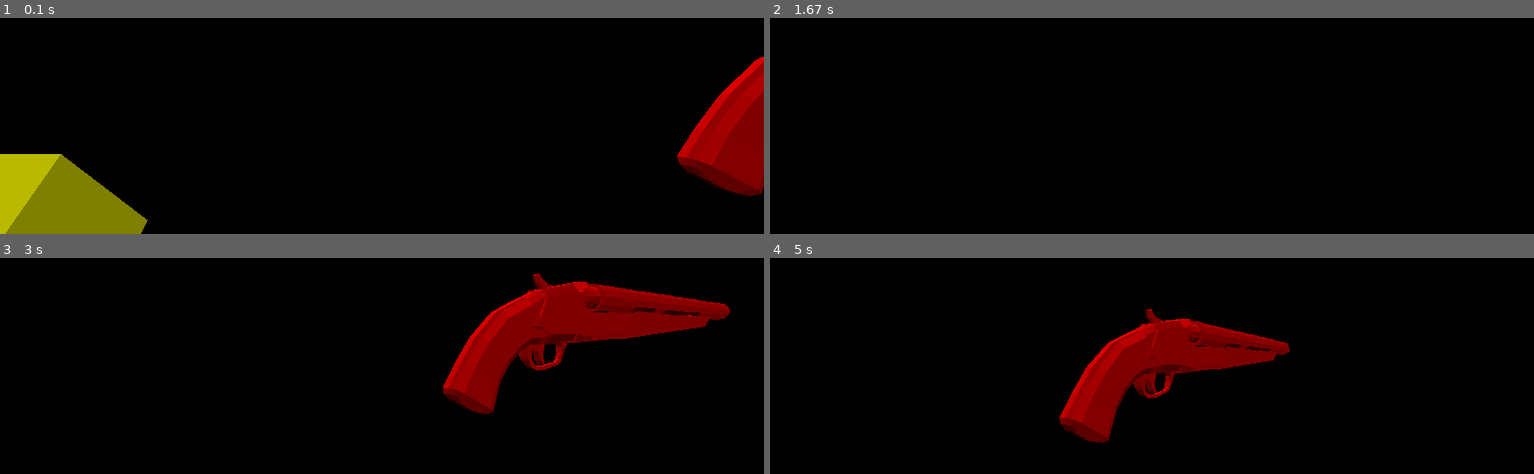
Above: before the commit, frames 1-4 (two rows, left to right).
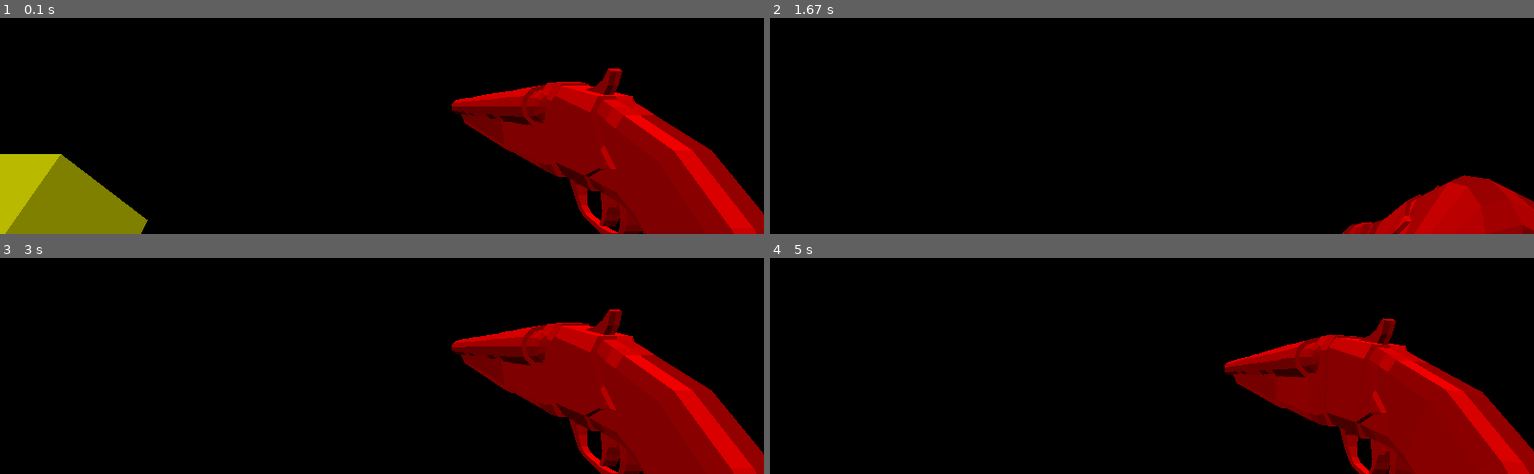
Above: after the commit, the same moments.

Repository: JasperLeu/3D-Pygame-Renderer
Game: pygame game, started from main.py
Two runs of this game, one before a commit and one after it. Both use one fixed random seed, a clock stepped at 60 frames per second and the inputs below.
Inputs:
- Up to frame 1 (0.1 s): no input
- Up to frame 2 (1.67 s): hold Right 0.33-0.8 s; hold Up 0.83-1.3 s; hold Right from 1.33 s (still down)
- Up to frame 3 (3 s): release Right at 1.8 s; hold Left 1.83-2.37 s; hold Down 2.4-2.87 s; hold Left from 2.9 s (still down)
- Up to frame 4 (5 s): release Left at 3.37 s; hold Up 3.4-3.87 s; hold Right 3.9-4.53 s; hold Down from 4.57 s (still down)

The runs differ from the first frame. In frame 1, 19% of the frame differs, in the area x 59-100%, y 18-100%; in frame 2, 4.2%; in frame 3, 21%; in frame 4, 22%, in the area x 37-100%, y 23-100%.

Commit message:
Add files via upload

Diff:
--- a/Repsaj2.py
+++ b/Repsaj2.py
@@ -9,9 +9,12 @@
 DELTA_TIME = 0.1
 runTime = 0
 
+
 # --- SCREEN SETUP ---
 screen = None
 LIGHT_VECTOR = [0, -1, 0]
+
+#                        ----- CORE FUNCTIONS -----
 def SetupScreen(screenWidth, aspectRatio):
     global SCREEN_WIDTH
     global ASPECT_RATIO
@@ -20,9 +23,47 @@
     ASPECT_RATIO = aspectRatio
     pygame.init()
     screen = pygame.display.set_mode((SCREEN_WIDTH, SCREEN_WIDTH / ASPECT_RATIO))
-
-
-# --- cam SETUP ---
+def angleDiff(angle1, angle2):
+    diff = abs(angle1 - angle2)
+    if diff > 180:
+        diff = 360 - diff
+    if round((angle1 - diff) % 360, 4) == round(angle2, 4):
+        diff *= -1
+    return diff
+def rotatePos(position, rotation, order=None):
+    order = [0, 1, 2] if order is None else order
+    xRot, yRot, zRot = [math.radians(i) for i in rotation]
+    for r in order:
+        if r == 0:
+            position = np.dot(([1, 0, 0],
+                       [0, math.cos(xRot), -math.sin(xRot)],
+                       [0, math.sin(xRot), math.cos(xRot)]), position)
+        elif r == 1:
+            position = np.dot(([math.cos(yRot), 0, math.sin(yRot)],
+                       [0, 1, 0],
+                       [-math.sin(yRot), 0, math.cos(yRot)]), position)
+        elif r == 2:
+            position = np.dot(([math.cos(zRot), -math.sin(zRot), 0],
+                      [math.sin(zRot), math.cos(zRot), 0],
+                      [0, 0, 1]), position)
+    return position
+
+#                   ---- OBJECT TRANSFORMS ------
+class Transform:
+    def __init__(self, position, rotation, scale):
+        self.position = position
+        self.localPosition = position
+        self.rotation = rotation
+        self.localRotation = rotation
+        self.scale = scale
+        self.localScale = scale
+    def setParent(self, parent):
+        newLocalPos = rotatePos(self.localPosition, parent.rotation)
+        self.position = [parent.position[i] + newLocalPos[i] for i in range(3)]
+        self.rotation = [parent.rotation[i] + self.localRotation[i] for i in range(3)]
+        self.scale = [parent.scale[i] * self.localScale[i] for i in range(3)]
+
+#                                       ------- CAMERA SETUP -------
 # Input States
 leftArrow = False
 rightArrow = False
@@ -35,11 +76,9 @@
 spaceKey = False
 shiftKey = False
 class Camera:
-    def __init__(self, position, rotation, fieldOfView):
+    def __init__(self, transform: Transform, fieldOfView):
         self.FOV = fieldOfView
-        self.position = position
-        self.rotation = rotation
-
+        self.transform = transform
     def movementActions(self, speed, lookSens):
         # Movement
         moveDir = [0, 0, 0]
@@ -52,26 +91,24 @@
         if aKey:
             moveDir[0] -= 1
         scale = speed * DELTA_TIME / math.dist(moveDir, [0, 0, 0]) if moveDir != [0, 0, 0] else 0
-        moveOffset = rotatePos([moveDir[i] * scale for i in range(3)], [0, self.rotation[1], 0])
-        self.position = [self.position[i] + moveOffset[i] for i in range(3)]
+        moveOffset = rotatePos([moveDir[i] * scale for i in range(3)], [0, self.transform.rotation[1], 0])
+        self.transform.position = [self.transform.position[i] + moveOffset[i] for i in range(3)]
         if spaceKey:
-            self.position[1] += speed * DELTA_TIME
+            self.transform.position[1] += speed * DELTA_TIME
         if shiftKey:
-            self.position[1] -= speed * DELTA_TIME
+            self.transform.position[1] -= speed * DELTA_TIME
 
         # Camera Looking
         lookSpeed = lookSens * DELTA_TIME
         if upArrow:
-            self.rotation[0] -= lookSpeed
+            self.transform.rotation[0] -= lookSpeed
         if downArrow:
-            self.rotation[0] += lookSpeed
+            self.transform.rotation[0] += lookSpeed
         if rightArrow:
-            self.rotation[1] += lookSpeed
+            self.transform.rotation[1] += lookSpeed
         if leftArrow:
-            self.rotation[1] -= lookSpeed
-        self.rotation = [r % 360 for r in self.rotation]
-
-
+            self.transform.rotation[1] -= lookSpeed
+        self.transform.rotation = [r % 360 for r in self.transform.rotation]
 # --- USER INPUTS ---
 def _getInputs():
     global leftArrow
@@ -134,35 +171,6 @@
         elif keyPress.type == pygame.QUIT:
             pygame.quit()
 
-# --- BASIC FUNCTIONS ---
-
-def angleDiff(angle1, angle2):
-    diff = abs(angle1 - angle2)
-    if diff > 180:
-        diff = 360 - diff
-    if round((angle1 - diff) % 360, 4) == round(angle2, 4):
-        diff *= -1
-    return diff
-
-def rotatePos(position, rotation, order=None):
-    order = [0, 1, 2] if order is None else order
-    xRot, yRot, zRot = [math.radians(i) for i in rotation]
-    for r in order:
-        if r == 0:
-            position = np.dot(([1, 0, 0],
-                       [0, math.cos(xRot), -math.sin(xRot)],
-                       [0, math.sin(xRot), math.cos(xRot)]), position)
-        elif r == 1:
-            position = np.dot(([math.cos(yRot), 0, math.sin(yRot)],
-                       [0, 1, 0],
-                       [-math.sin(yRot), 0, math.cos(yRot)]), position)
-        elif r == 2:
-            position = np.dot(([math.cos(zRot), -math.sin(zRot), 0],
-                      [math.sin(zRot), math.cos(zRot), 0],
-                      [0, 0, 1]), position)
-    return position
-
-
 def uploadObj(file_path):
     vertices = []
     faces = []
@@ -179,18 +187,19 @@
                 faces.append(face)
     return vertices, faces
 
+
 #               ------ OBJECTS AND RENDERING------
 globalFaces = []
 class Render:
     @ staticmethod
-    def Mesh(cam: Camera, position, rotation, scale, vertices, faces, color):
+    def Mesh(cam: Camera, transform: Transform, vertices, faces, color):
         ratio = math.tan(math.radians(cam.FOV/2))
-        transformedVerts = [rotatePos(r, rotation) for r in vertices]
-        transformedVerts = [[t[i] * scale[i] for i in range(3)] for t in transformedVerts]
+        transformedVerts = [rotatePos(r, transform.rotation) for r in vertices]
+        transformedVerts = [[t[i] * transform.scale[i] for i in range(3)] for t in transformedVerts]
         screenPts = [[0, 0] for _ in vertices]
         for i, v in enumerate(transformedVerts):
-            newPos = [v[p] + position[p] - cam.position[p] for p in range(3)]
-            newPos = rotatePos(newPos, [-r for r in cam.rotation], [2, 1, 0])
+            newPos = [v[p] + transform.position[p] - cam.transform.position[p] for p in range(3)]
+            newPos = rotatePos(newPos, [-r for r in cam.transform.rotation], [2, 1, 0])
             if newPos[2] > 0:
                 screenPts[i][0] = (newPos[0]/newPos[2]/ratio+1) * SCREEN_WIDTH / 2
                 screenPts[i][1] = (-newPos[1]/newPos[2]/ratio+1) * SCREEN_WIDTH / 2
@@ -202,10 +211,10 @@
             for point in f:
                 if screenPts[point] == [False]: outOfFrame = True
                 for p in range(3):
-                    center[p] += position[p]+transformedVerts[point][p]
+                    center[p] += transform.position[p]+transformedVerts[point][p]
             if outOfFrame: continue
             avg = [p / len(f) for p in center]
-            faceDist = math.dist(avg, cam.position)
+            faceDist = math.dist(avg, cam.transform.position)
             vec1 = [transformedVerts[f[1]][i] - transformedVerts[f[0]][i] for i in range(3)]
             vec2 = [transformedVerts[f[2]][i] - transformedVerts[f[0]][i] for i in range(3)]
             normal = np.cross(vec1, vec2)
@@ -214,17 +223,17 @@
             globalFaces.append([screenPts[p] for p in f]+[faceDist, [c*factor for c in color]])
 
     @ staticmethod
-    def Cube(cam: Camera, position, rotation, scale, color):
+    def Cube(cam: Camera, transform: Transform, color):
         verts = [[1, 1, 1], [1, -1, 1], [-1, -1, 1], [-1, 1, 1],
                  [1, 1, -1], [1, -1, -1], [-1, -1, -1], [-1, 1, -1]]
         tris = [[3, 2, 1, 0], [4, 5, 6, 7], [0, 1, 5, 4],
                 [2, 3, 7, 6], [3, 0, 4, 7], [1, 2, 6, 5]]
-        Render.Mesh(cam, position, rotation, scale, verts, tris, color)
+        Render.Mesh(cam, transform, verts, tris, color)
 
     @ staticmethod
-    def Plane(cam: Camera, position, rotation, scale, color):
+    def Plane(cam: Camera, transform: Transform, color):
         verts = [[5, 0, 5], [5, 0, -5], [-5, 0, -5], [-5, 0, 5]]
-        Render.Mesh(cam, position, rotation, scale, verts, [[0, 1, 2, 3]], color)
+        Render.Mesh(cam, transform, verts, [[0, 1, 2, 3]], color)
 
 
 #               1   --- GAME UPDATE / RENDERING STACK ---
--- a/main.py
+++ b/main.py
@@ -4,10 +4,10 @@
 
 # -- SETUP --
 Repsaj2.SetupScreen(800, 1.5)
-playerObj = Repsaj2.Camera([0, 5, 0], [0, 0, 0], 90)
+playerObj = Repsaj2.Camera(Repsaj2.Transform([0, 5, 0], [0, 0, 0], [1, 1, 1]), 90)
 
 # Initialize Objects
-monkeyVerts, monkeyFaces = Repsaj2.uploadObj("notagun.obj")
+gunVerts, gunFaces = Repsaj2.uploadObj("notagun.obj")
 # --- MAIN LOOP ---
 while True:
     # - UPDATE PLAYER -
@@ -15,10 +15,13 @@
 
     # Objects
     rot = Repsaj2.runTime * 60
-    Repsaj2.Render.Mesh(playerObj, [5, 5, 5], [0, 0, 0], [2.5, 2.5, 2.5],
-                        monkeyVerts, monkeyFaces, (255, 0, 0))
-    Repsaj2.Render.Cube(playerObj, [-5, 3, 5], [40, rot, 0], [1, 1, 1], [255, 255, 0])
-    Repsaj2.Render.Plane(playerObj, [0, 0, 5], [0, 0, 0], [2, 0, 1], [0, 255, 0])
+
+    gunTransform = Repsaj2.Transform([.5, -.2, .6], [0, -90, 0], [.5, .5, .5])
+    gunTransform.setParent(playerObj.transform)
+    Repsaj2.Render.Mesh(playerObj, gunTransform,
+                        gunVerts, gunFaces, (255, 0, 0))
+    Repsaj2.Render.Cube(playerObj, Repsaj2.Transform([-5, 3, 5], [40, rot, 0], [1, 1, 1]), [255, 255, 0])
+    Repsaj2.Render.Plane(playerObj, Repsaj2.Transform([0, 0, 5], [0, 0, 0], [2, 0, 1]), [0, 255, 0])
 
     # - UPDATE GAME -
     Repsaj2.Update()
